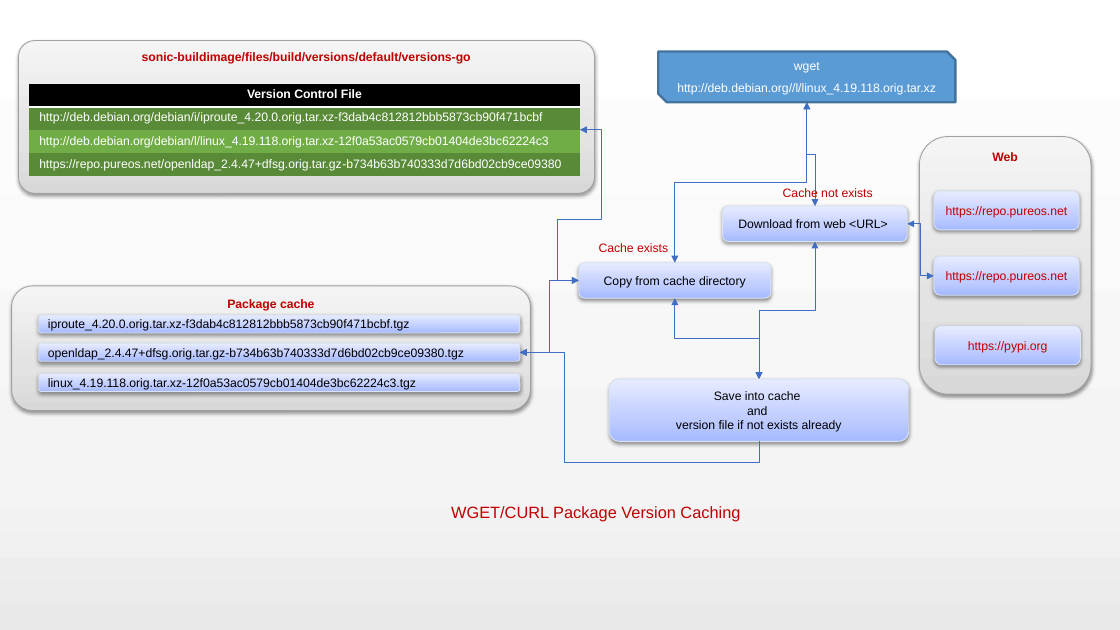
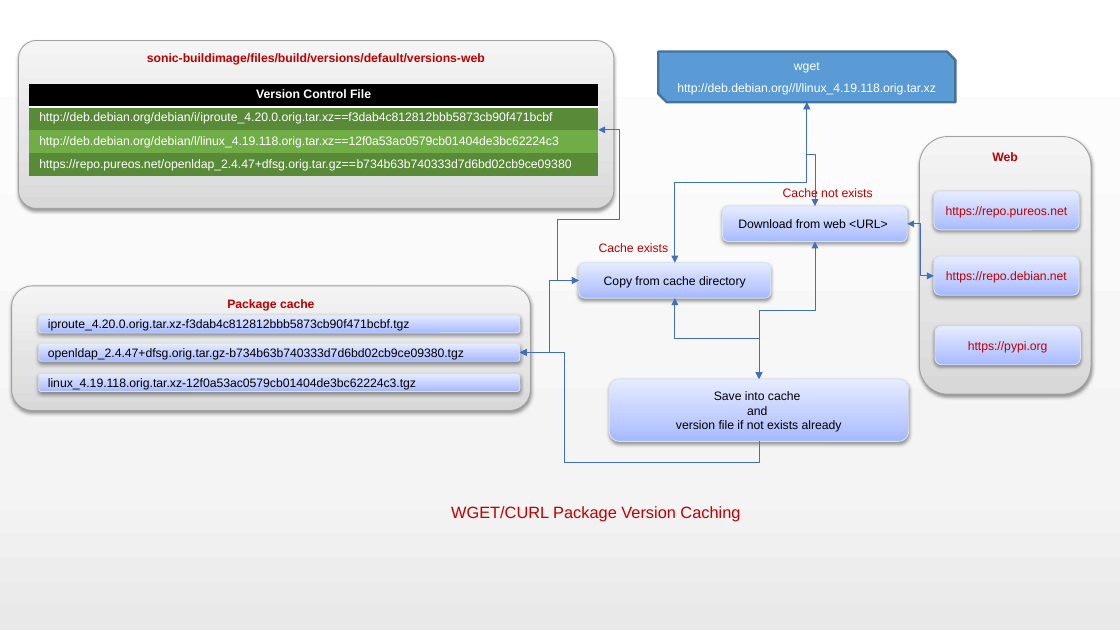
Before and after one commit to Kalimuthu-Velappan/SONIC-DOCS, a slide deck: slide 8 of system/build/images.pptx. Drawn at 1120x630 pixels with LibreOffice and Linux fonts; fonts in the diff are those of the drawing. Boxes give left, top, right and bottom in pixels: in the first picture for what was removed or moved away, otherwise in the second. Text is boxed around its words. In the diff, an @@ line names an element or a change of style, - is before the commit and + after.

```diff
--- a/system/build/images.pptx
+++ b/system/build/images.pptx
@@ rounded rectangle "sonic-buildimage/files/build/versions/default/versions-web": place and size @@
-rounded rectangle "sonic-buildimage/files/build/versions/default/versions-web" at box(18, 40, 595, 193)
+rounded rectangle "sonic-buildimage/files/build/versions/default/versions-web" at box(18, 40, 614, 208)
@@ text in rounded rectangle at box(147, 53, 485, 65): text changed @@
-sonic-buildimage/files/build/versions/default/versions-go
+sonic-buildimage/files/build/versions/default/versions-web
@@ table at box(29, 84, 599, 176) @@
-row 2, column 1: http://deb.debian.org/debian/i/iproute_4.20.0.orig.tar.xz-f3dab4c812812bbb5873cb90f471bcbf
+row 2, column 1: http://deb.debian.org/debian/i/iproute_4.20.0.orig.tar.xz==f3dab4c812812bbb5873cb90f471bcbf
-row 3, column 1: http://deb.debian.org/debian/l/linux_4.19.118.orig.tar.xz-12f0a53ac0579cb01404de3bc62224c3
+row 3, column 1: http://deb.debian.org/debian/l/linux_4.19.118.orig.tar.xz==12f0a53ac0579cb01404de3bc62224c3
-row 4, column 1: https://repo.pureos.net/openldap_2.4.47+dfsg.orig.tar.gz-b734b63b740333d7d6bd02cb9ce09380
+row 4, column 1: https://repo.pureos.net/openldap_2.4.47+dfsg.orig.tar.gz==b734b63b740333d7d6bd02cb9ce09380
@@ table: place and size @@
-table at box(29, 84, 581, 176)
+table at box(29, 84, 599, 176)
@@ elbow double arrow moved from (580, 130) - (579, 281) to (598, 130) - (579, 281) @@
@@ text in rounded rectangle at box(946, 271, 1067, 283): text changed @@
-https://repo.pureos.net
+https://repo.debian.net
```
Also in this commit, not shown: 4 other slides changed, 2 slides added, 17 other files.
